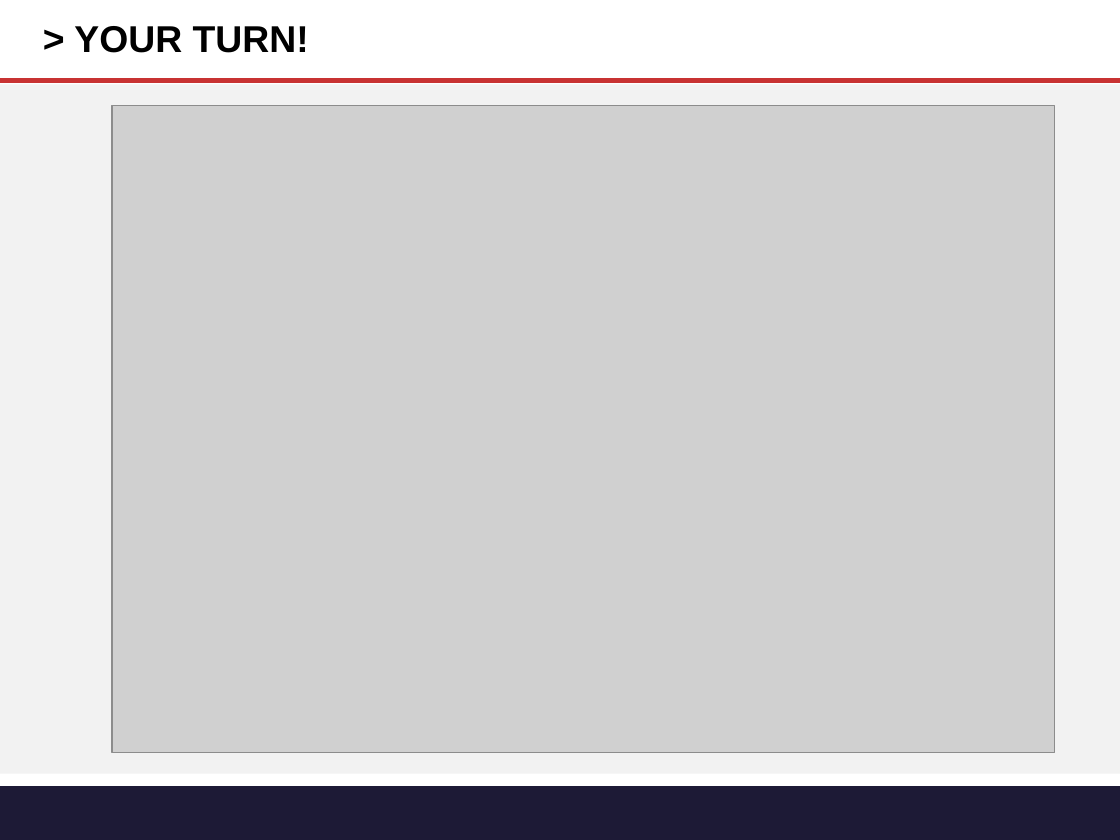
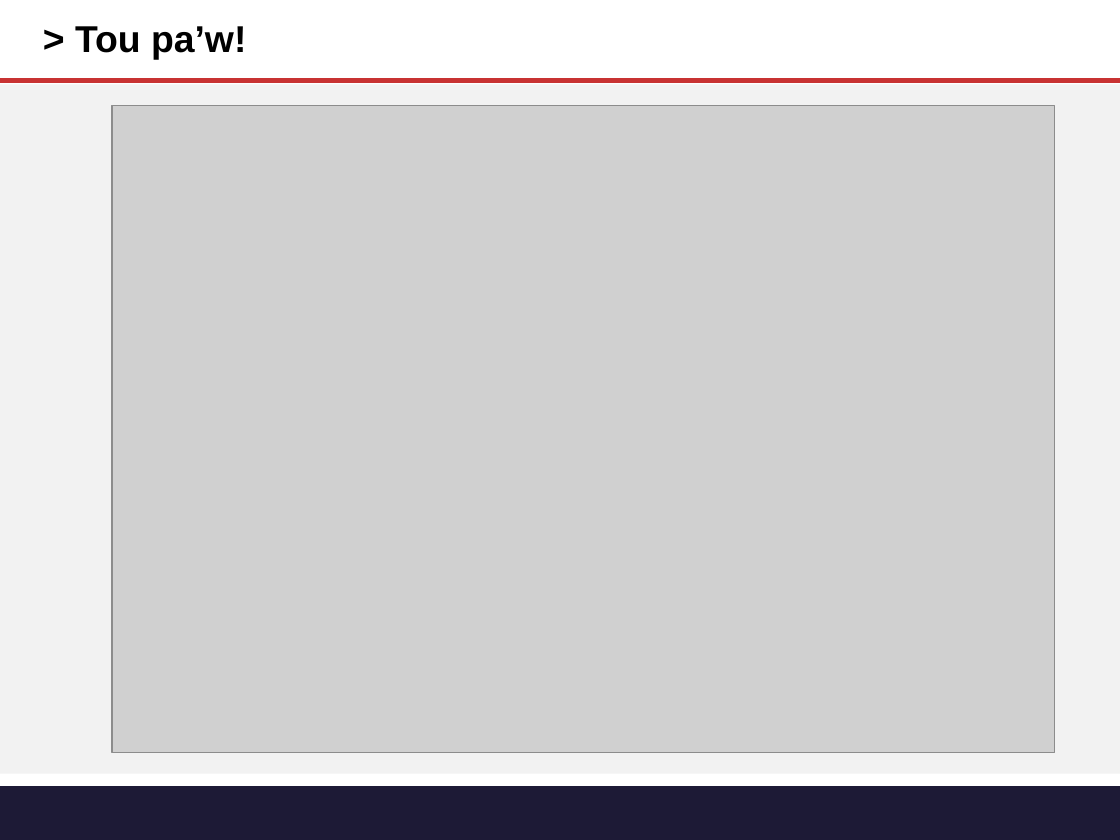
Before and after one commit to tichaiti/tichaiti-workshop, a slide deck: slide 12 of Prezantasyon/Gitn_Pro_HTML_CSS.pptx. Drawn at 1120x840 pixels with LibreOffice and Linux fonts; fonts in the diff are those of the drawing; grey boxes stand for pictures. Boxes give left, top, right and bottom in pixels: in the first picture for what was removed or moved away, otherwise in the second. Text is boxed around its words. In the diff, an @@ line names an element or a change of style, - is before the commit and + after.

```diff
--- a/Prezantasyon/Gitn_Pro_HTML_CSS.pptx
+++ b/Prezantasyon/Gitn_Pro_HTML_CSS.pptx
@@ title at [75,26,246,59]: text changed @@
-> YOUR TURN!
+> Tou pa’w!
```
Also in this commit, not shown: 8 other slides changed, 1 slide added, 1 slide removed.
